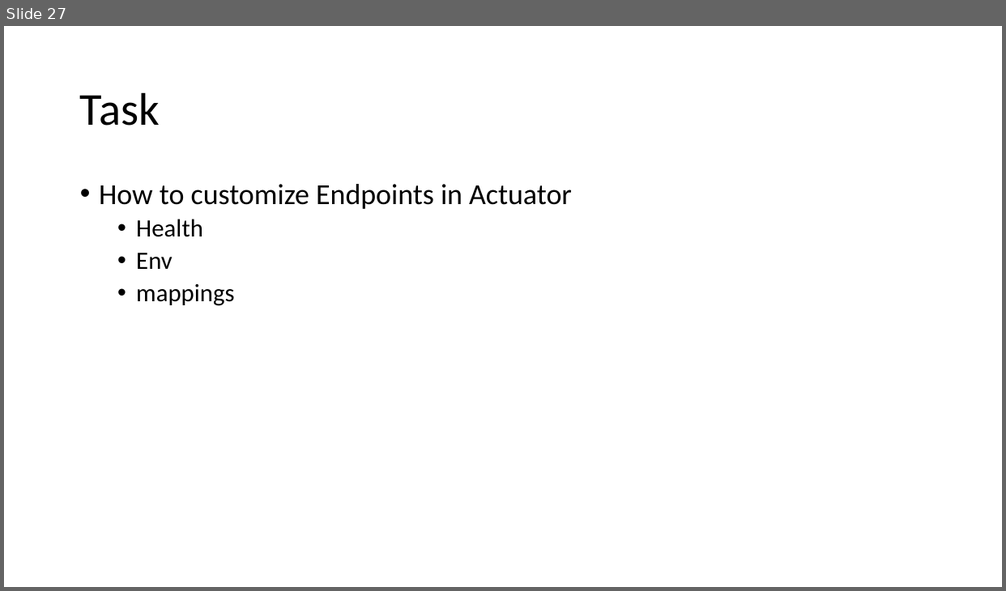
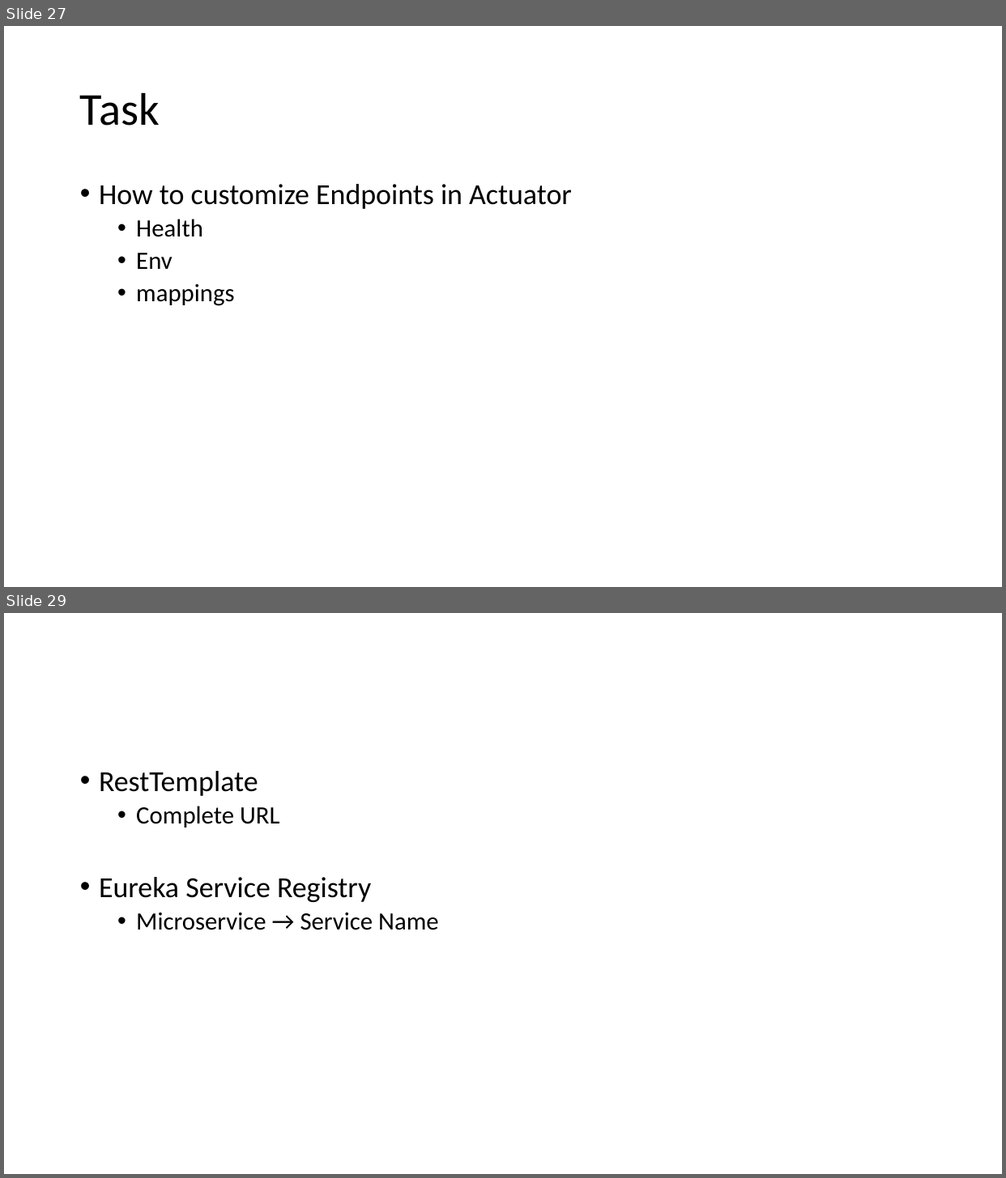
Before and after one commit to priyangm/pod_trg, a slide deck: FinishingSchool-June.pptx. Shown one above the other, each under a label of ours: slide 27 before the commit, slides 27 and 29 after it; the slides between them are not shown. The pictures are 1006x591 and 1006x1178 pixels, drawn with LibreOffice and Linux fonts; fonts in the diff are those of the drawing. Boxes give left, top, right and bottom in pixels: in the first picture for what was removed or moved away, otherwise in the second. Text is boxed around its words. In the diff, an @@ line names an element or a change of style, - is before the commit and + after.

```diff
--- a/FinishingSchool-June.pptx
+++ b/FinishingSchool-June.pptx
@@ slide 29 added at box(4, 613, 1002, 1174), background #FFFFFF @@
@@ text added at box(99, 771, 439, 931), 24 pt, text #000000 @@
+• RestTemplate
+  • Complete URL
+• Eureka Service Registry
+  • Microservice → Service Name
```
Also in this commit, not shown: 6 other slides added, 2 other files.
